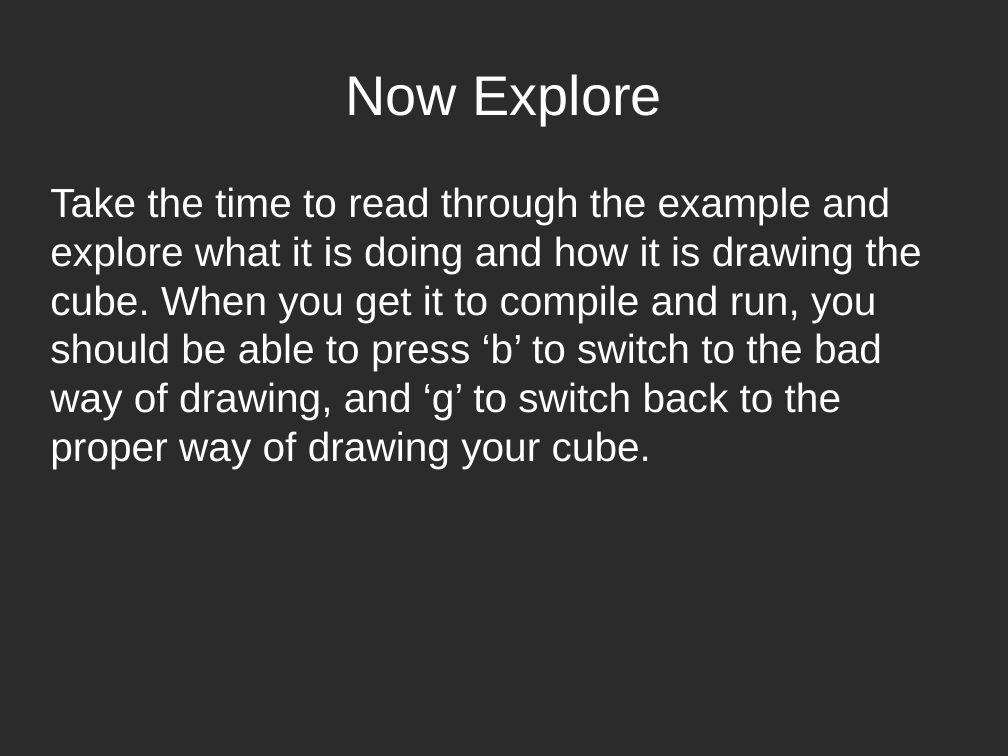
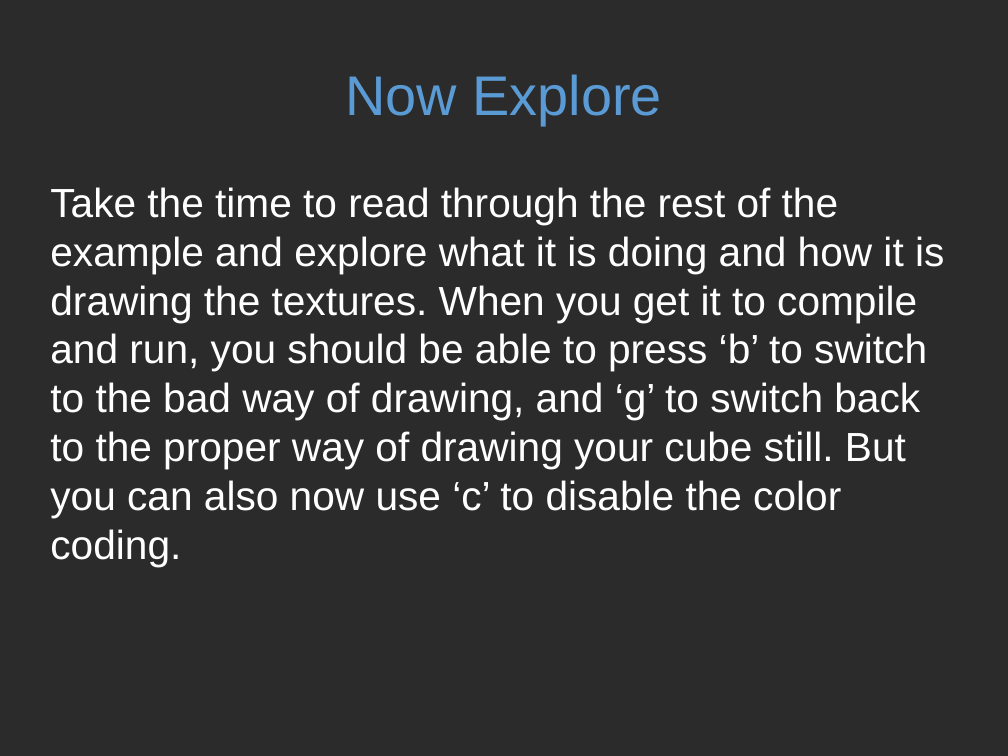
Before and after one commit to kokorohakai/OpenGL-Tutorial-2, a slide deck: slide 19 of Tutorial.odp (slide 14 before the commit). Drawn at 1008x756 pixels with LibreOffice and Linux fonts; fonts in the diff are those of the drawing; background and template pictures are left out; a plain dark background stands for a picture behind light text. Boxes give left, top, right and bottom in pixels: in the first picture for what was removed or moved away, otherwise in the second. Text is boxed around its words. In the diff, an @@ line names an element or a change of style, - is before the commit and + after.

```diff
--- a/Tutorial.odp
+++ b/Tutorial.odp
@@ title "Now Explore" at box(345, 74, 662, 125): text colour #FFFFFF to #5B9BD5 @@
@@ text at box(50, 187, 944, 566): text changed @@
-Take the time to read through the example and explore what it is doing and how it is drawing the cube. When you get it to compile and run, you should be able to press ‘b’ to switch to the bad way of drawing, and ‘g’ to switch back to the proper way of drawing your cube.
+Take the time to read through the rest of the example and explore what it is doing and how it is drawing the textures. When you get it to compile and run, you should be able to press ‘b’ to switch to the bad way of drawing, and ‘g’ to switch back to the proper way of drawing your cube still. But you can also now use ‘c’ to disable the color coding.
```
Also in this commit, not shown: 6 other slides changed, 13 slides added, 8 slides removed.
